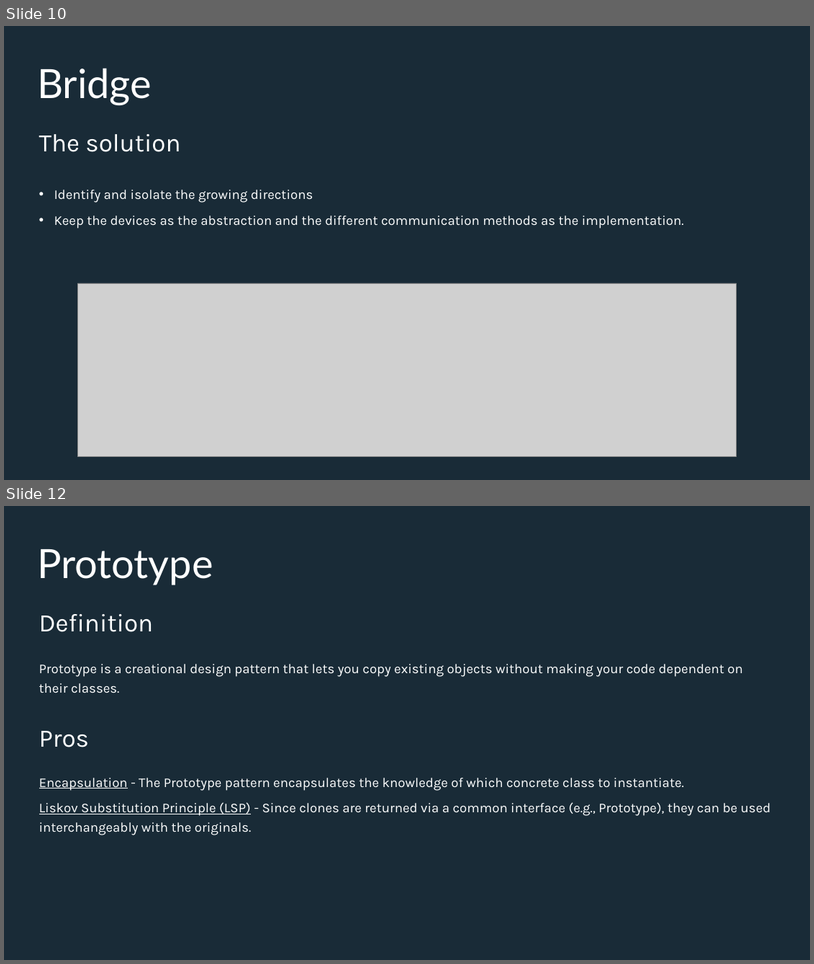
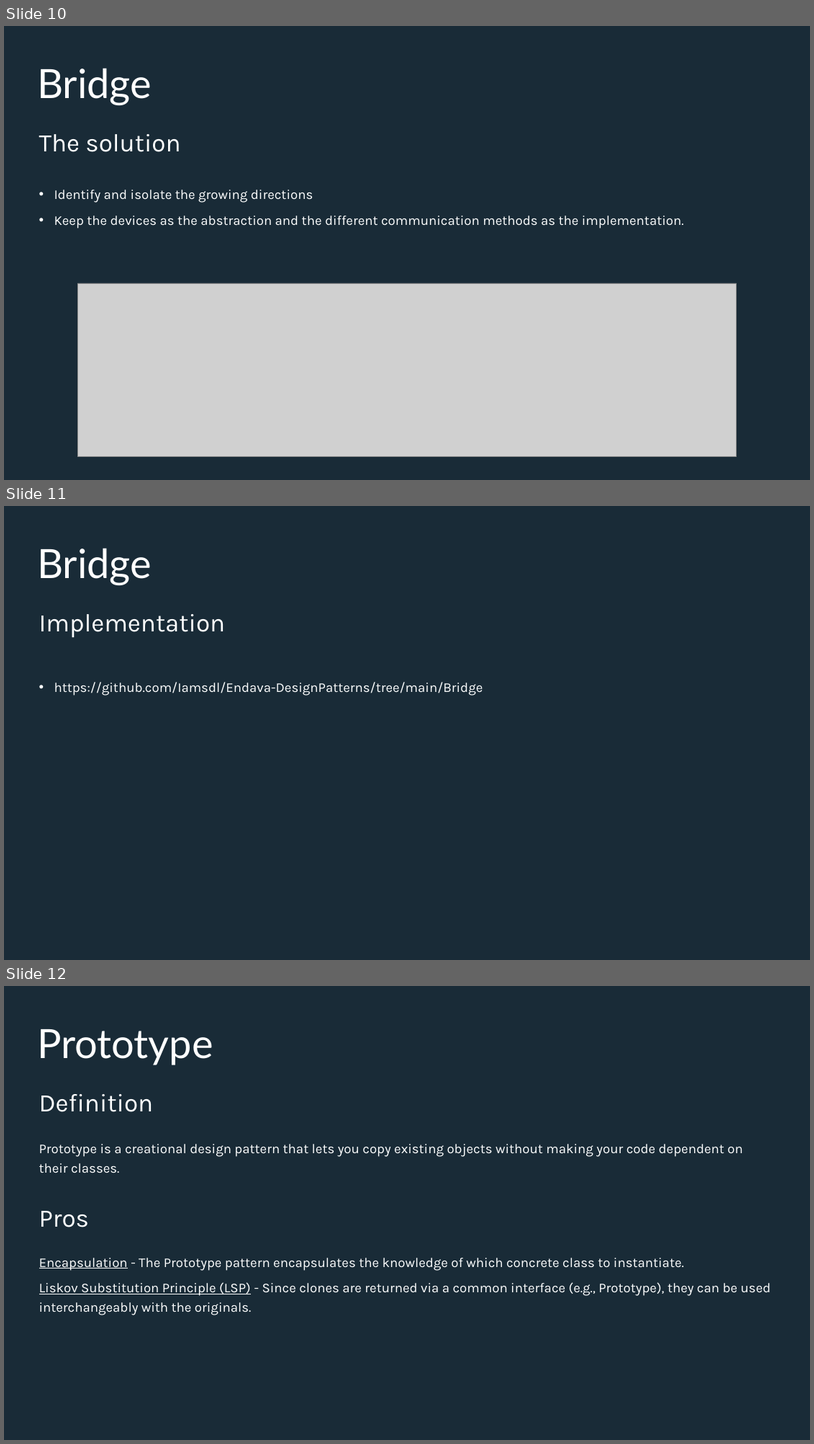
Before and after one commit to Iamsdl/Endava-DesignPatterns, a slide deck: PPT/Back to the basics, explaining design patterns with real life examples - Bridge & Prototype.pptx. Shown one above the other, each under a label of ours: slides 10 and 12 before the commit, slides 10, 11 and 12 after it; the slides between them are not shown. The pictures are 814x964 and 814x1444 pixels, drawn with LibreOffice and Linux fonts; fonts in the diff are those of the drawing; grey boxes stand for pictures. Boxes give left, top, right and bottom in pixels: in the first picture for what was removed or moved away, otherwise in the second. Text is boxed around its words. In the diff, an @@ line names an element or a change of style, - is before the commit and + after.

```diff
--- a/PPT/Back to the basics, explaining design patterns with real life examples - Bridge & Prototype.pptx
+++ b/PPT/Back to the basics, explaining design patterns with real life examples - Bridge & Prototype.pptx
@@ slide 11 added at bbox=[4, 506, 810, 960], background #192B37 @@
@@ title added at bbox=[37, 548, 152, 585], 96 pt, text #FFFFFF @@
+Bridge
@@ text added at bbox=[39, 614, 226, 638], 60 pt, text #FEFFFF @@
+Implementation
@@ text added at bbox=[54, 682, 484, 695], 32 pt, text #FEFFFF @@
+• https://github.com/Iamsdl/Endava-DesignPatterns/tree/main/Bridge
```
Also in this commit, not shown: 1 slide changed, 3 other slides added, 2 slides removed, 3 other files.
